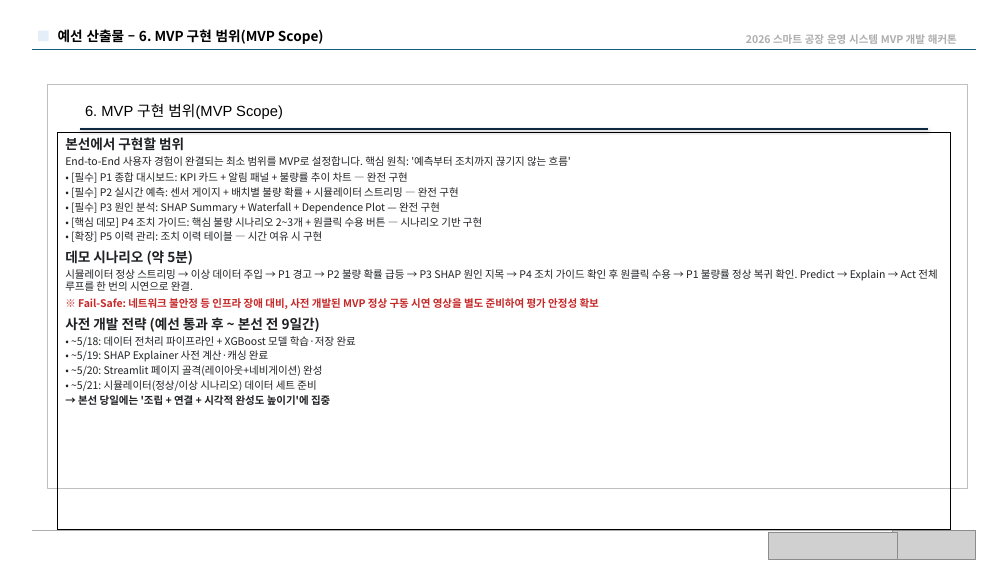
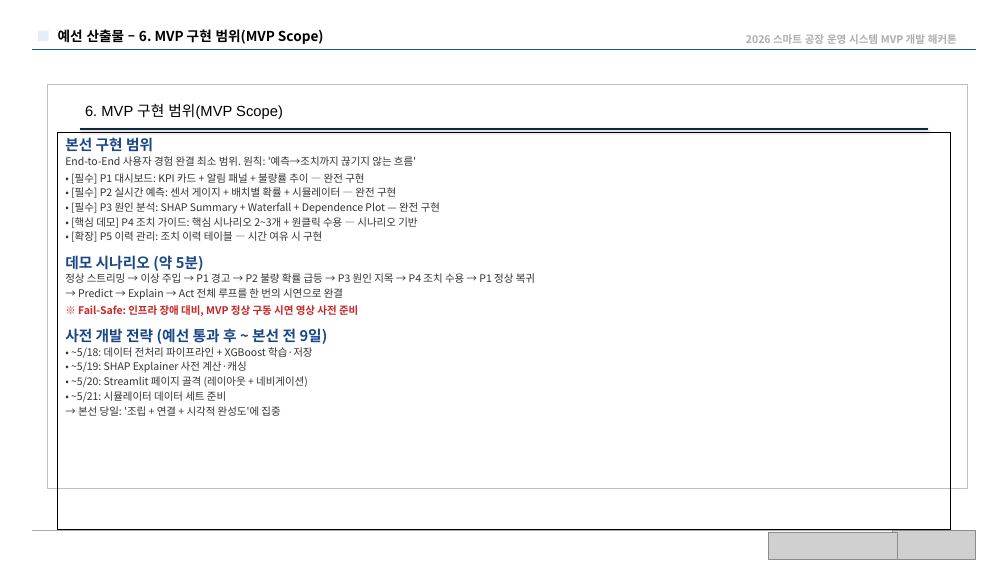
Before and after one commit to Dacon-Organization/qualitylens, a slide deck: slide 7 of QualityLens_기획서.pptx. Drawn at 1008x567 pixels with LibreOffice and Linux fonts; fonts in the diff are those of the drawing; grey boxes stand for pictures. Boxes give left, top, right and bottom in pixels: in the first picture for what was removed or moved away, otherwise in the second. Text is boxed around its words. In the diff, an @@ line names an element or a change of style, - is before the commit and + after.

```diff
--- a/QualityLens_기획서.pptx
+++ b/QualityLens_기획서.pptx
@@ text in rectangle at bbox=[65, 137, 416, 198]: text changed; text colour #202124 to #333333 @@
-본선에서 구현할 범위
-End-to-End 사용자 경험이 완결되는 최소 범위를 MVP로 설정합니다. 핵심 원칙: '예측부터 조치까지 끊기지 않는 흐름'
-• [필수] P1 종합 대시보드: KPI 카드 + 알림 패널 + 불량률 추이 차트 — 완전 구현
-• [필수] P2 실시간 예측: 센서 게이지 + 배치별 불량 확률 + 시뮬레이터 스트리밍 — 완전 구현
+본선 구현 범위
+End-to-End 사용자 경험 완결 최소 범위. 원칙: '예측→조치까지 끊기지 않는 흐름'
+• [필수] P1 대시보드: KPI 카드 + 알림 패널 + 불량률 추이 — 완전 구현
+• [필수] P2 실시간 예측: 센서 게이지 + 배치별 확률 + 시뮬레이터 — 완전 구현
@@ text in rectangle at bbox=[65, 202, 440, 271]: text colour #202124 to #333333 in "• [필수] P3 원인 분석: SHAP Summary ...", "• [확장] P5 이력 관리: 조치 이력 ..."; size 13 to 14 pt, text colour #202124 to #1A478A in "데모 시나리오 (약 5분)"; more space between paragraphs @@
@@ text in rectangle at bbox=[71, 217, 417, 228]: text changed; text colour #202124 to #333333 @@
-• [핵심 데모] P4 조치 가이드: 핵심 불량 시나리오 2~3개 + 원클릭 수용 버튼 — 시나리오 기반 구현
+• [핵심 데모] P4 조치 가이드: 핵심 시나리오 2~3개 + 원클릭 수용 — 시나리오 기반
@@ text in rectangle at bbox=[65, 273, 535, 416]: text changed; text colour #202124 to #333333 @@
-시뮬레이터 정상 스트리밍 → 이상 데이터 주입 → P1 경고 → P2 불량 확률 급등 → P3 SHAP 원인 지목 → P4 조치 가이드 확인 후 원클릭 수용 → P1 불량률 정상 복귀 확인. Predict → Explain → Act 전체 루프를 한 번의 시연으로 완결.
-※ Fail-Safe: 네트워크 불안정 등 인프라 장애 대비, 사전 개발된 MVP 정상 구동 시연 영상을 별도 준비하여 평가 안정성 확보
-사전 개발 전략 (예선 통과 후 ~ 본선 전 9일간)
-• ~5/18: 데이터 전처리 파이프라인 + XGBoost 모델 학습·저장 완료
-• ~5/19: SHAP Explainer 사전 계산·캐싱 완료
-• ~5/20: Streamlit 페이지 골격(레이아웃+네비게이션) 완성
-• ~5/21: 시뮬레이터(정상/이상 시나리오) 데이터 세트 준비
-→ 본선 당일에는 '조립 + 연결 + 시각적 완성도 높이기'에 집중
+정상 스트리밍 → 이상 주입 → P1 경고 → P2 불량 확률 급등 → P3 원인 지목 → P4 조치 수용 → P1 정상 복귀
+→ Predict → Explain → Act 전체 루프를 한 번의 시연으로 완결
+※ Fail-Safe: 인프라 장애 대비, MVP 정상 구동 시연 영상 사전 준비
+사전 개발 전략 (예선 통과 후 ~ 본선 전 9일)
+• ~5/18: 데이터 전처리 파이프라인 + XGBoost 학습·저장
+• ~5/19: SHAP Explainer 사전 계산·캐싱
+• ~5/20: Streamlit 페이지 골격 (레이아웃 + 네비게이션)
+• ~5/21: 시뮬레이터 데이터 세트 준비
+→ 본선 당일: '조립 + 연결 + 시각적 완성도'에 집중
```
Also in this commit, not shown: 6 other slides changed, 11 other files.
